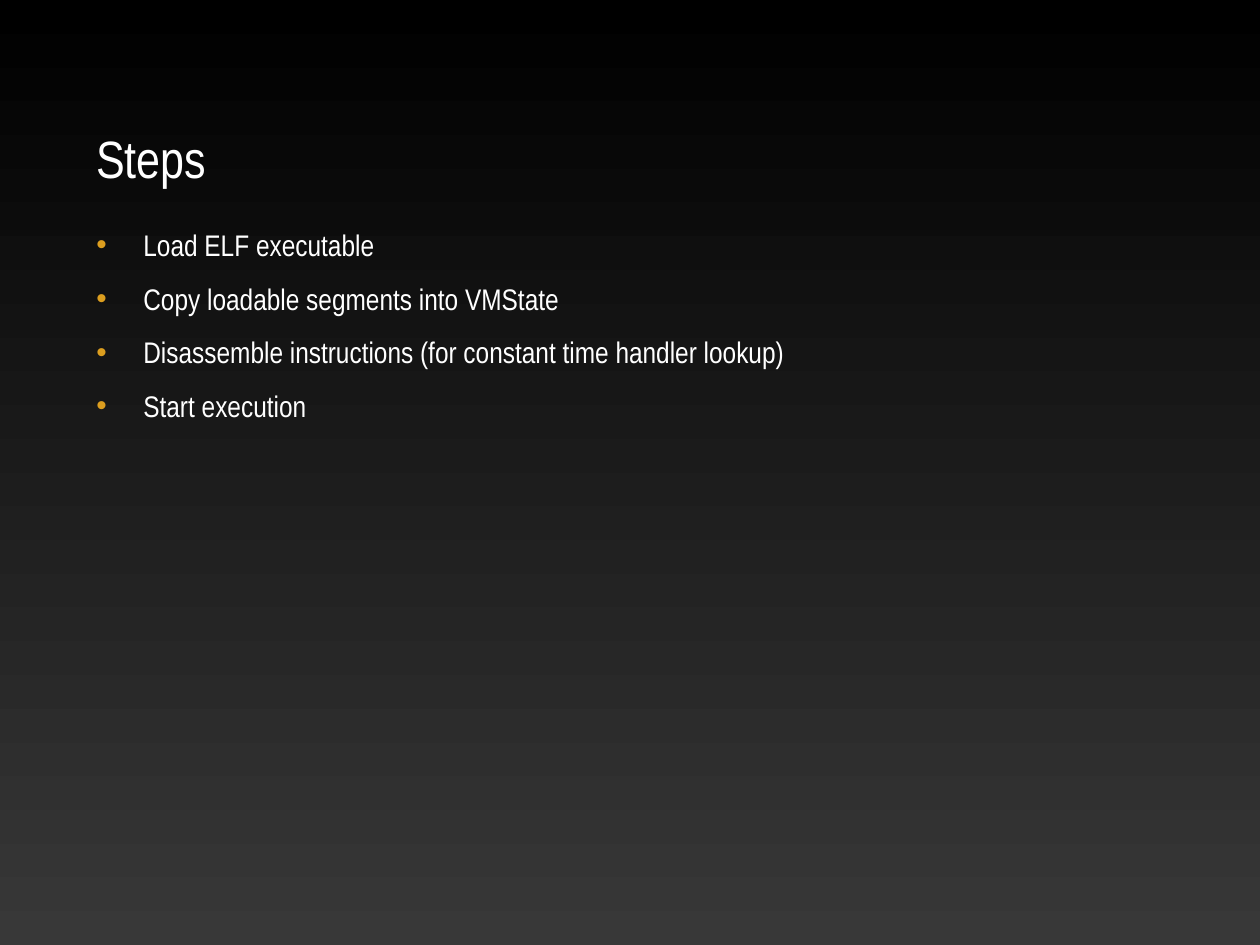
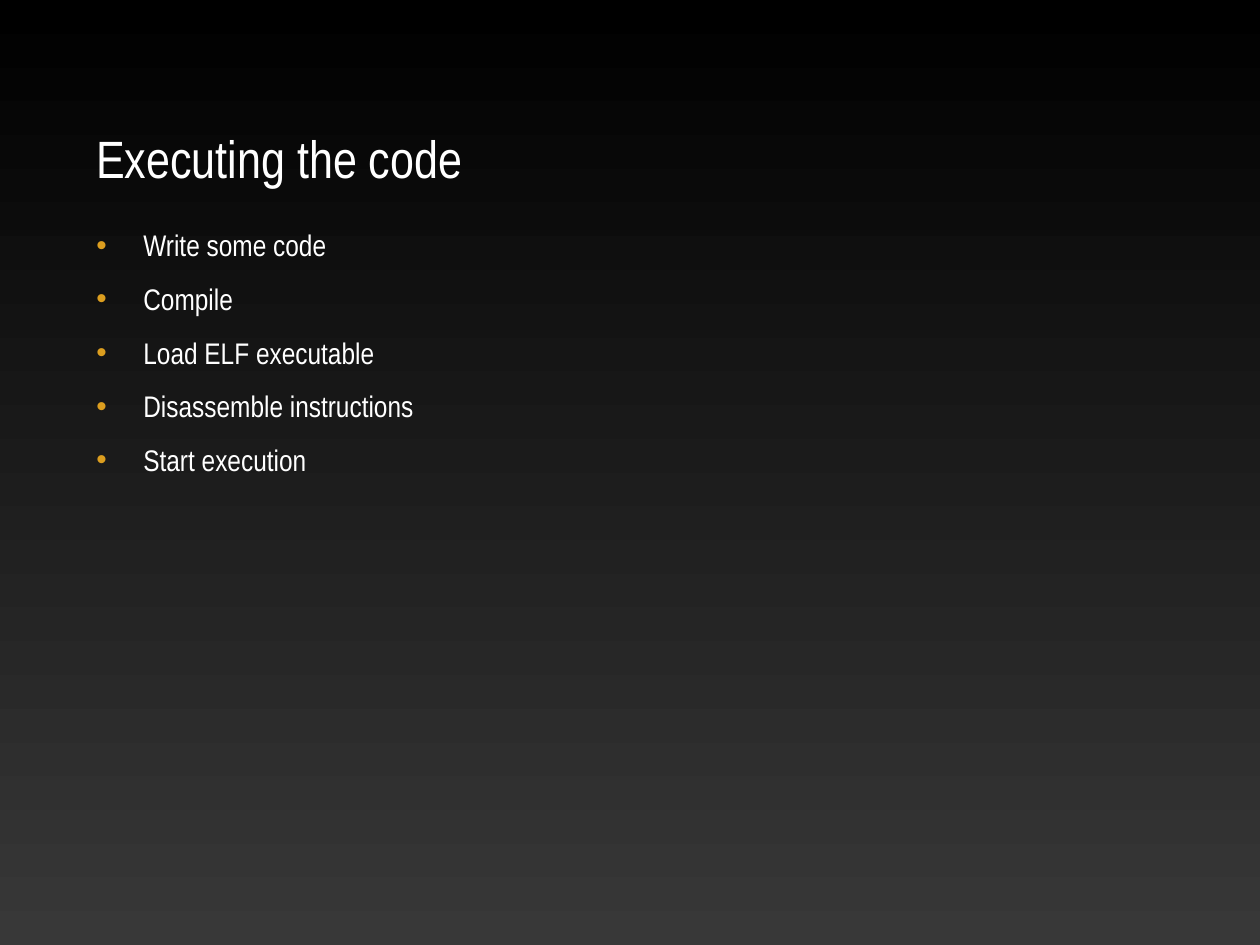
Before and after one commit to ekohl/essig, a slide deck: slide 10 of presentation/essig.ppt. Drawn at 1260x945 pixels with LibreOffice and Linux fonts; fonts in the diff are those of the drawing; background and template pictures are left out. Boxes give left, top, right and bottom in pixels: in the first picture for what was removed or moved away, otherwise in the second. Text is boxed around its words. In the diff, an @@ line names an element or a change of style, - is before the commit and + after.

```diff
--- a/presentation/essig.ppt
+++ b/presentation/essig.ppt
@@ text at box(96, 140, 462, 188): text changed @@
-Steps
+Executing the code
@@ text at box(143, 234, 326, 316): paragraphs added @@
+• Write some code
+• Compile
@@ text at box(143, 395, 413, 418): text changed @@
-• Copy loadable segments into VMState
-• Disassemble instructions (for constant time handler lookup)
+• Disassemble instructions
```
Also in this commit, not shown: 2 other slides changed, 2 slides added.
